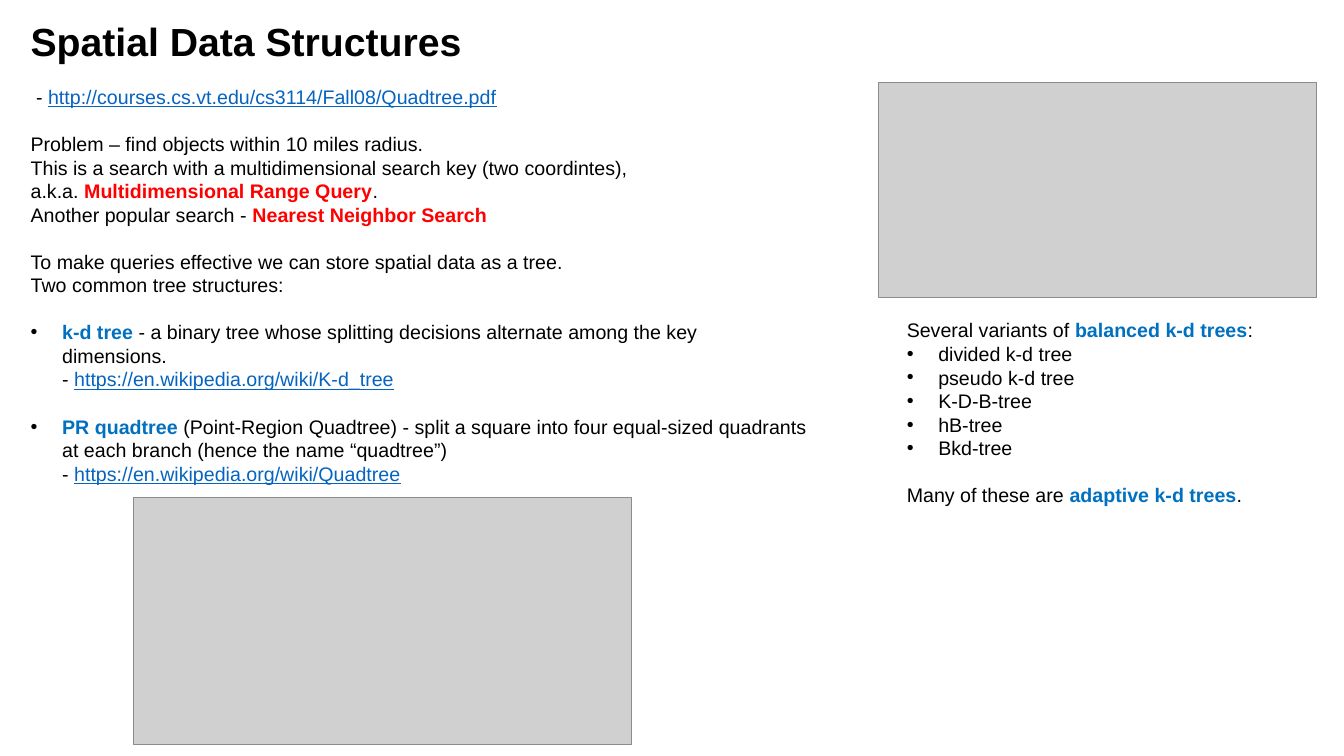
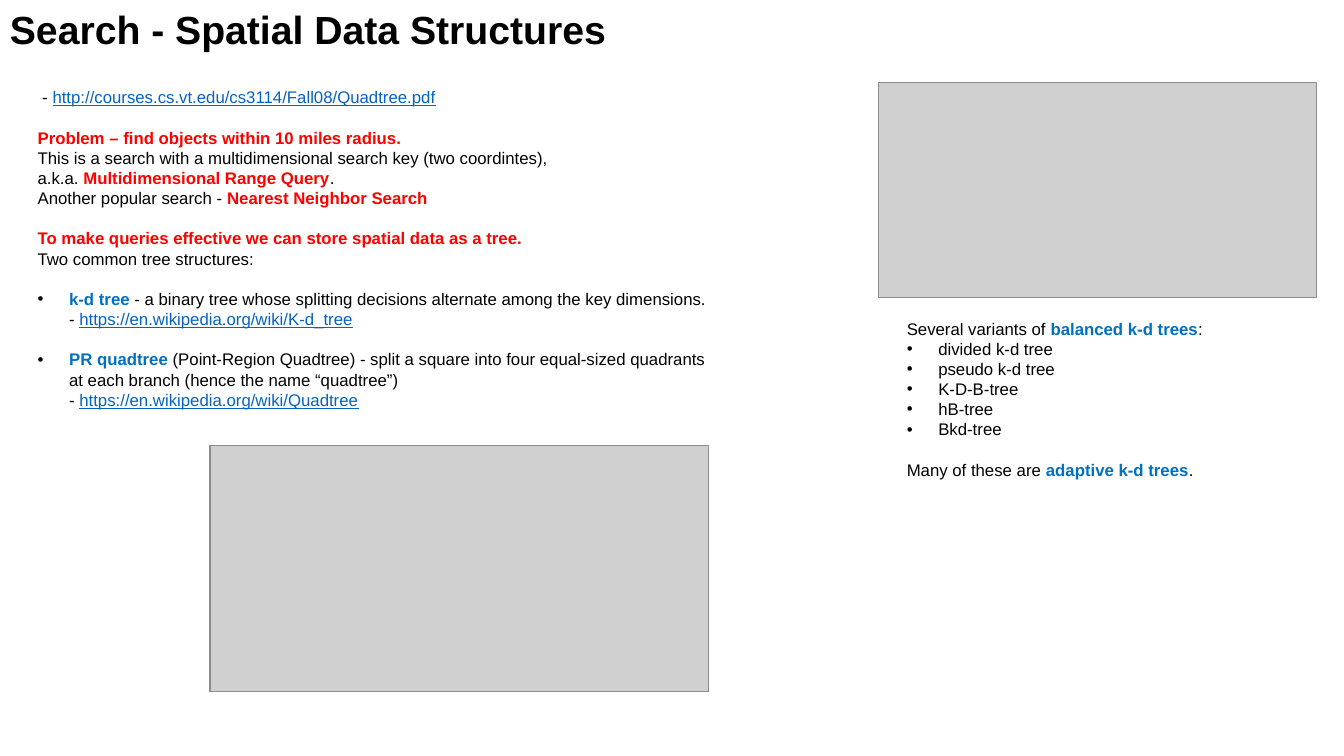
Before and after one commit to lselector/ml_ai_doc, a slide deck: slide 10 of Geo_Spatial.pptx (slide 3 before the commit). Drawn at 1344x756 pixels with LibreOffice and Linux fonts; fonts in the diff are those of the drawing; grey boxes stand for pictures. Boxes give left, top, right and bottom in pixels: in the first picture for what was removed or moved away, otherwise in the second. Text is boxed around its words. In the diff, an @@ line names an element or a change of style, - is before the commit and + after.

Commit message:
revised Geo_Spatial

```diff
--- a/Geo_Spatial.pptx
+++ b/Geo_Spatial.pptx
@@ text at [10,15,606,52]: text changed @@
-Spatial Data Structures
+Search - Spatial Data Structures
@@ text "- http://courses.cs.vt.edu/cs3114/Fall08/Quadtree.pdf" at [38,91,705,410]: size 14 to 12 pt; text colour #000000 to #FF0000, bold on in "Problem – find objects within 10 miles ...", "To make queries effective we can store ..." @@
@@ text "Several variants of balanced k-d ..." at [907,323,1203,480]: size 14 to 12 pt @@
@@ picture: place and size @@
-picture at [133,497,631,744]
+picture at [210,446,708,693]
```
Also in this commit, not shown: 6 other slides changed, 3 slides added, 1 slide removed, 1 other file.
